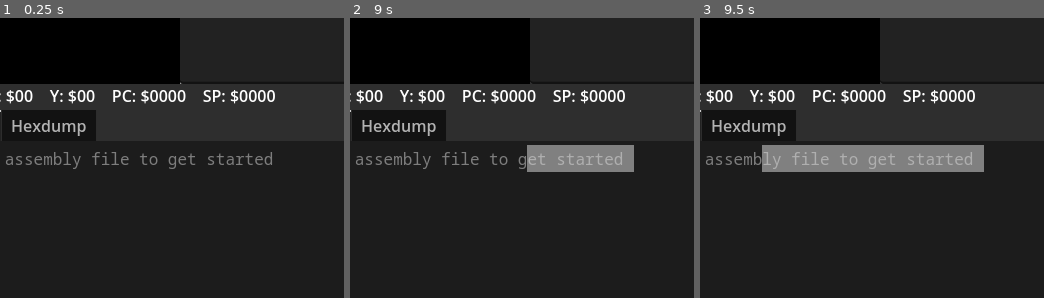
Above: before the commit, frames 1-3 (left to right).
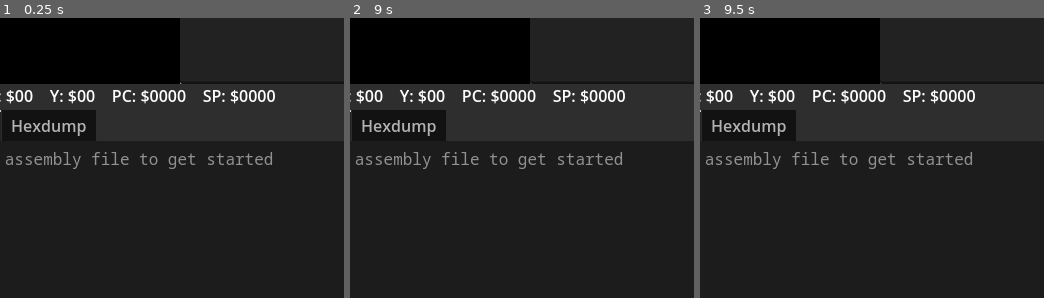
Above: after the commit, the same moments.

Repository: Eggbertx/GD6502-IDE
Game: Godot game, scene res://src/Main.tscn
The game is run twice, just before and just after one commit, with the same random seed, the same clock (stepped at 60 frames per second) and the same inputs.
Inputs (mouse positions are % of the whole screen's width and height, from its top left):
- Up to frame 1 (0.25 s): no input
- Up to frame 2 (9 s): click (69, 29) at 0.52 s; type "12" at 0.6 s; click "File" at 1.25 s; click "Emulator" at 2 s; click "File" at 2.75 s; click "Emulator" at 3.5 s; click "File" at 4.25 s; click "Emulator" at 5 s; click "Help" at 5.75 s; tap Enter at 6.5, 8 s; move the mouse to (72, 45) at 6.52 s; hold Shift 6.53-7.25 s; click (72, 45) at 6.67 s; tap Space at 7.25, 8.75 s; drag from (30, 55) to (45, 70) at 7.27 s; move the mouse to (60, 28) at 8.02 s; tap Ctrl at 8.1 s; click (60, 28) at 8.17 s; drag from (45, 70) to (20, 35) at 8.77 s
- Up to frame 3 (9.5 s): no input
The pictures show only the part of the screen within x 11-61%, y 40-90%; the shares and areas given below are measured in that part.

The runs differ from the first frame. In frame 2, 3.0% of the frame differs, in the area x 51-83%, y 45-55%; in frame 3, 6.2%, in the area x 18-83%, y 45-55%.

Commit message:
Reconnect menu signals

Diff:
--- a/src/Main.gd
+++ b/src/Main.gd
@@ -28,12 +28,10 @@
 	HELP_REPO
 }
 
-
 const REPO_URL = "https://github.com/Eggbertx/GD6502"
 const SETTINGS_PATH = "user://settings.save"
 var logger: Node
 var asm: Assembler
-@onready var emulator_menu = $UI/MenuPanel/HBoxContainer/EmulatorButton.get_popup()
 
 func _ready():
 	load_settings()
@@ -82,12 +80,12 @@
 	var success = asm.assemble()
 	asm.update_hexdump()
 	$CPU.reset($CPU.M6502_STOPPED)
-	emulator_menu.set_item_disabled(1, asm.asm_str == "" or success != OK)
+	# emulator_menu.set_item_disabled(1, asm.asm_str == "" or success != OK)
 	if success != OK:
 		$UI/MainPanel/TabContainer.current_tab = 0
 	return success
 
-func open_rom(path):
+func open_rom(path: String):
 	$UI.log_print("Loading file: %s" % path)
 	$UI.log_line()
 	$CPU.memory.resize($CPU.PC_START)
@@ -104,7 +102,7 @@
 		$CPU.reset($CPU.M6502_RUNNING)
 		$CPU.execute()
 
-func _on_UI_file_item_selected(id):
+func _on_ui_file_item_selected(id: int):
 	match id:
 		FILE_OPEN_FILE:
 			$UI.open_file_dialog(false)
@@ -113,10 +111,10 @@
 		FILE_EXIT:
 			get_tree().quit(0)
 
-func _on_UI_emulator_item_selected(id) -> void:
+func _on_ui_emulator_item_selected(id: int):
 	match id:
 		EMULATOR_ASSEMBLE:
-			asm.asm_str = $UI/MainPanel/TextEdit.text
+			asm.asm_str = $UI/MainPanel/CodeEdit.text
 			assemble_code()
 		EMULATOR_START:
 			$CPU.set_status(CPU.M6502_RUNNING)
@@ -137,7 +135,7 @@
 		EMULATOR_CLEAR_LOG:
 			$UI/MainPanel/TabContainer/Status.clear()
 
-func _on_UI_help_item_selected(id):
+func _on_ui_help_item_selected(id: int):
 	match id:
 		HELP_REPO:
 			OS.shell_open(REPO_URL)
@@ -147,10 +145,6 @@
 			OS.shell_open("http://www.6502.org/")
 		HELP_WP_6502:
 			OS.shell_open("https://en.wikipedia.org/wiki/MOS_Technology_6502")
-
-func _on_UI_file_selected(file):
-	open_rom(file)
-
 
 func _on_CPU_status_changed(new_status: int, old_status: int) -> void:
 	match new_status:
--- a/src/Main.tscn
+++ b/src/Main.tscn
@@ -11,4 +11,8 @@
 
 [node name="CPU" parent="." instance=ExtResource("3")]
 
+[connection signal="emulator_item_selected" from="UI" to="." method="_on_ui_emulator_item_selected"]
+[connection signal="file_item_selected" from="UI" to="." method="_on_ui_file_item_selected"]
+[connection signal="file_selected" from="UI" to="." method="open_rom"]
+[connection signal="help_item_selected" from="UI" to="." method="_on_ui_help_item_selected"]
 [connection signal="status_changed" from="CPU" to="." method="_on_CPU_status_changed"]
--- a/src/StatusLogger.gd
+++ b/src/StatusLogger.gd
@@ -3,7 +3,7 @@
 func _init() -> void:
 	var menu = get_menu()
 	menu.add_item("Clear")
-	menu.connect("id_pressed", Callable(self, "context_menu_selected"))
+	menu.connect("id_pressed", context_menu_selected)
 
 func context_menu_selected(id):
 	var item_text = get_menu().get_item_text(id)
--- a/src/UI.gd
+++ b/src/UI.gd
@@ -17,9 +17,9 @@
 var loaded_file = ""
 
 func _ready():
-	file_menu.connect("id_pressed", Callable(self, "file_menu_selected"))
-	emulator_menu.connect("id_pressed", Callable(self, "emulator_menu_selected"))
-	help_menu.connect("id_pressed", Callable(self, "help_menu_selected"))
+	file_menu.connect("id_pressed", file_menu_selected)
+	emulator_menu.connect("id_pressed", emulator_menu_selected)
+	help_menu.connect("id_pressed", help_menu_selected)
 	init_syntax_highlighting()
 
 func init_syntax_highlighting():
@@ -35,6 +35,7 @@
 func open_file_dialog(examples = true):
 	if $FileDialog.visible:
 		return
+	$FileDialog.file_mode = EditorFileDialog.FILE_MODE_OPEN_FILE
 	if examples:
 		$FileDialog.access = FileDialog.ACCESS_RESOURCES
 		$FileDialog.set_title("Open example")
--- a/src/UI.tscn
+++ b/src/UI.tscn
@@ -67,6 +67,7 @@
 popup/item_0/id = 0
 popup/item_1/text = "Start"
 popup/item_1/id = 1
+popup/item_1/disabled = true
 popup/item_2/text = "Pause"
 popup/item_2/checked = true
 popup/item_2/id = 2
@@ -102,6 +103,9 @@
 popup/item_3/id = 3
 
 [node name="FileDialog" type="FileDialog" parent="."]
+initial_position = 1
+size = Vector2i(500, 400)
+ok_button_text = "Save"
 show_hidden_files = true
 
 [node name="GoToAddressDialog" parent="." instance=ExtResource("3")]
@@ -166,7 +170,7 @@
 
 [node name="Status" parent="MainPanel/TabContainer" instance=ExtResource("4")]
 layout_mode = 2
-text = "Load an assembly file to get started
+placeholder_text = "Load an assembly file to get started
 "
 editable = false
 
